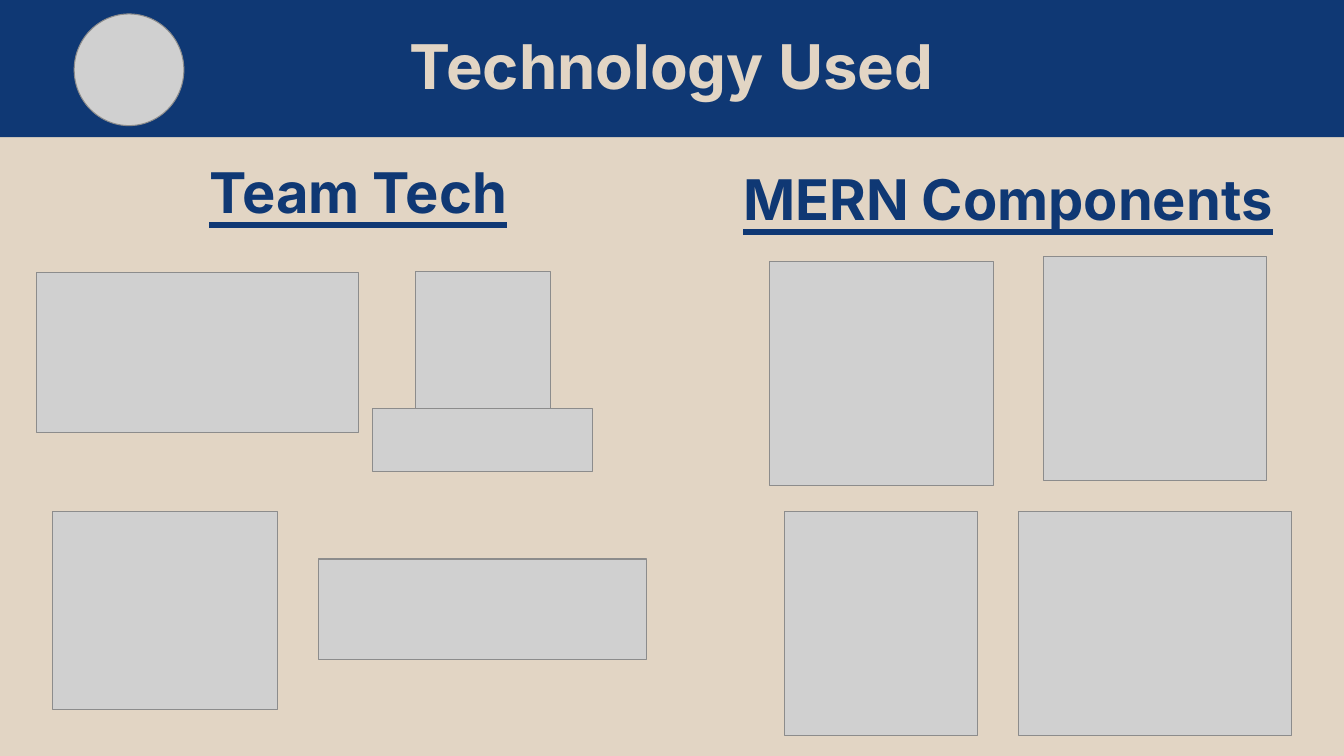
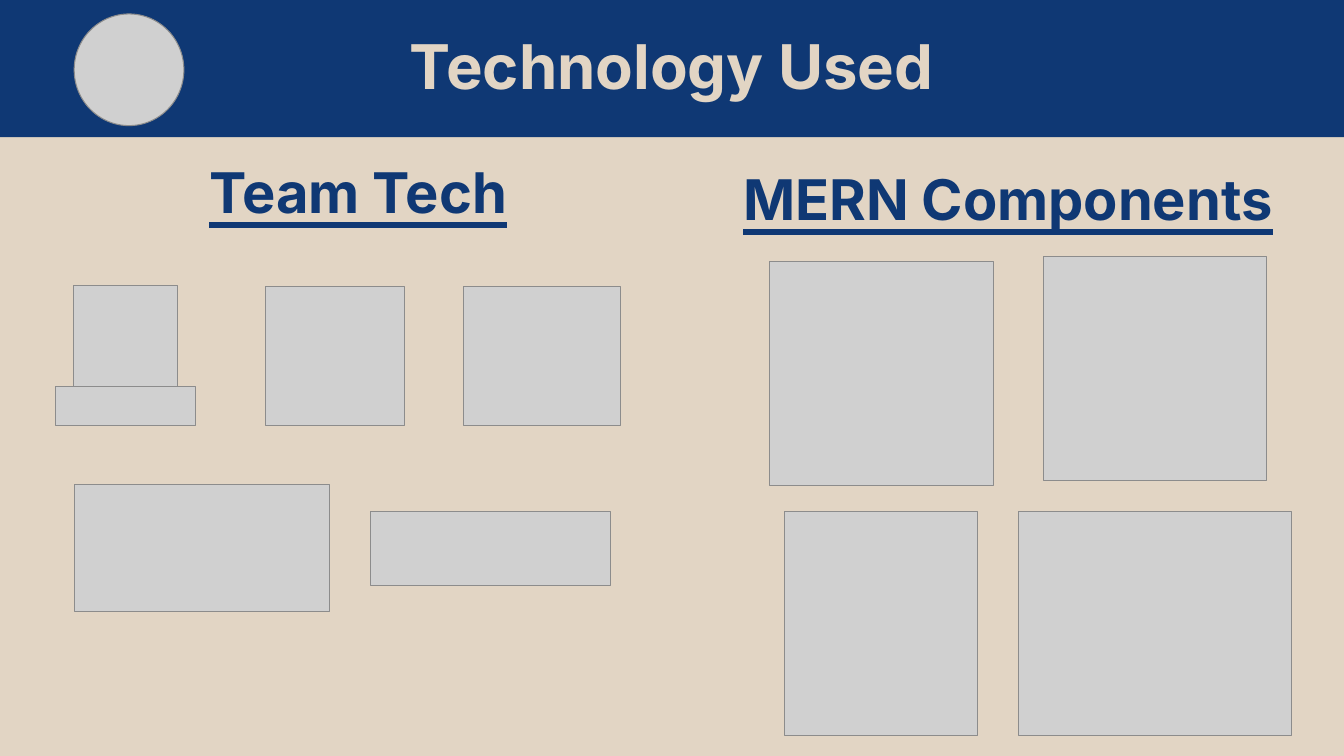
Before and after one commit to matt11matthew/NutritionCompass, a slide deck: slide 6 of diagrams/Nutrition Compass Presentation.pptx (slide 5 before the commit). Drawn at 1344x756 pixels with LibreOffice and Linux fonts; fonts in the diff are those of the drawing; grey boxes stand for pictures. Boxes give left, top, right and bottom in pixels: in the first picture for what was removed or moved away, otherwise in the second. Text is boxed around its words. In the diff, an @@ line names an element or a change of style, - is before the commit and + after.

```diff
--- a/diagrams/Nutrition Compass Presentation.pptx
+++ b/diagrams/Nutrition Compass Presentation.pptx
@@ picture resized from (x1=415, y1=272, x2=549, y2=409) to (x1=74, y1=286, x2=177, y2=392) @@
@@ picture added at (x1=265, y1=287, x2=404, y2=426) @@
@@ picture resized from (x1=52, y1=511, x2=277, y2=710) to (x1=464, y1=287, x2=621, y2=426) @@
@@ picture resized from (x1=373, y1=409, x2=593, y2=472) to (x1=55, y1=386, x2=196, y2=425) @@
@@ picture resized from (x1=37, y1=272, x2=359, y2=433) to (x1=75, y1=485, x2=330, y2=612) @@
@@ picture resized from (x1=319, y1=560, x2=646, y2=660) to (x1=371, y1=511, x2=611, y2=585) @@
```
Also in this commit, not shown: 2 other slides changed, 3 slides added, 1 slide removed.
